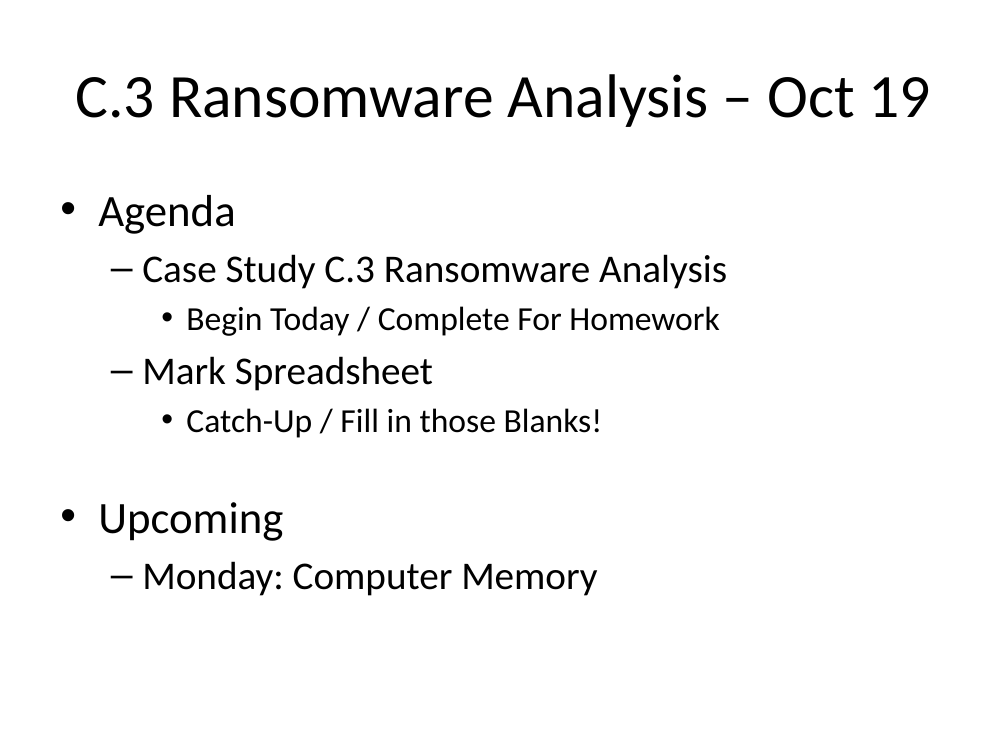
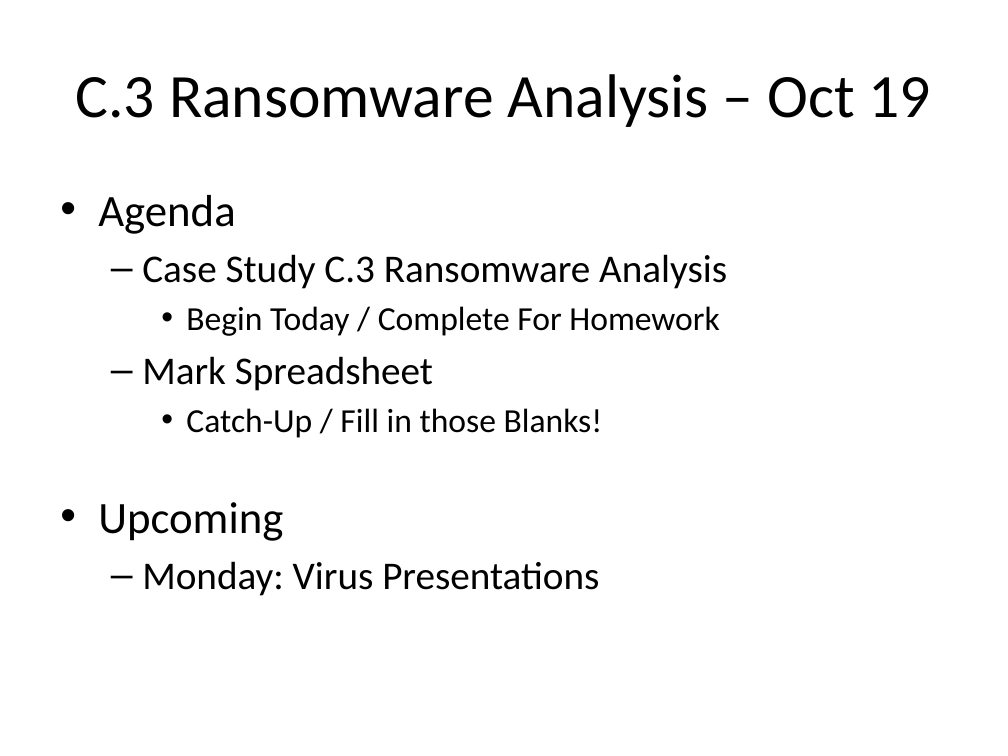
Before and after one commit to optimalcore/ICS2O0, a slide deck: slide 1 of Daily Agendas/Day7.5_Ransomware.pptx. Drawn at 1008x756 pixels with LibreOffice and Linux fonts; fonts in the diff are those of the drawing. Boxes give left, top, right and bottom in pixels: in the first picture for what was removed or moved away, otherwise in the second. Text is boxed around its words. In the diff, an @@ line names an element or a change of style, - is before the commit and + after.

```diff
--- a/Daily Agendas/Day7.5_Ransomware.pptx
+++ b/Daily Agendas/Day7.5_Ransomware.pptx
@@ text at box(142, 561, 599, 596): text changed @@
-  – Monday: Computer Memory
+  – Monday: Virus Presentations
```
Also in this commit, not shown: 1 slide added.
